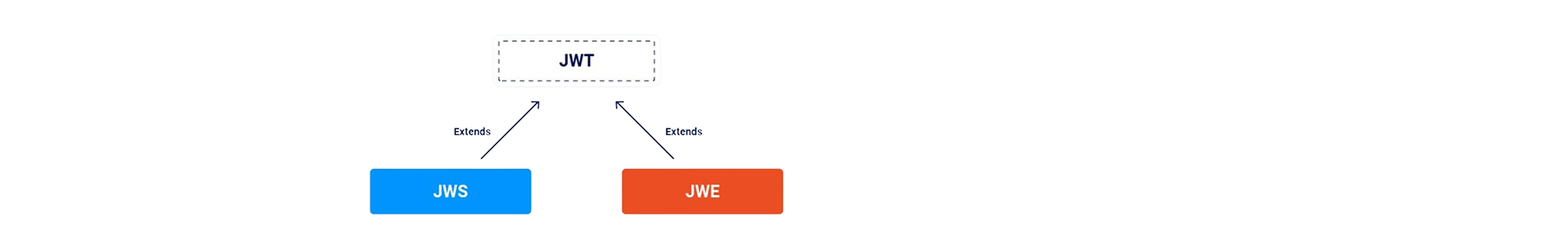
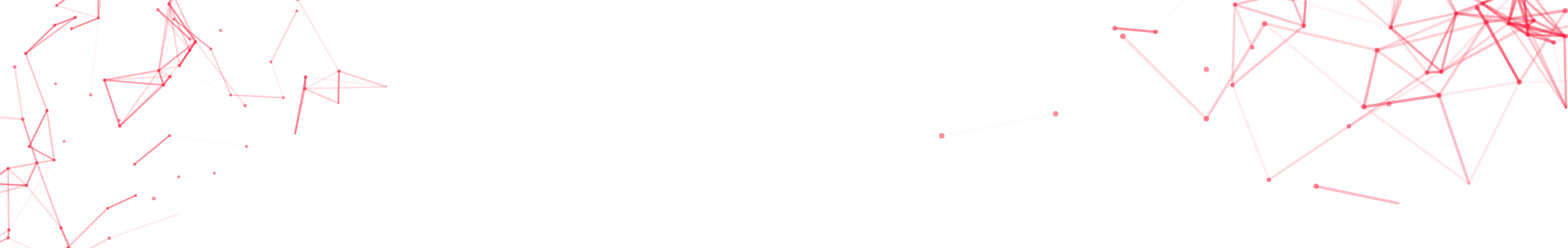
Two versions of the same layered image (1568 x 248). Layer-by-layer changes:
added layer "Vector Smart Object" (1st of 4) above "Vector Smart Object" over [939,0,1568,206]
added layer "Vector Smart Object" (2nd of 4) above "Vector Smart Object" over [0,0,388,248]
hid "card_image-removebg-preview" over [368,33,784,216]
